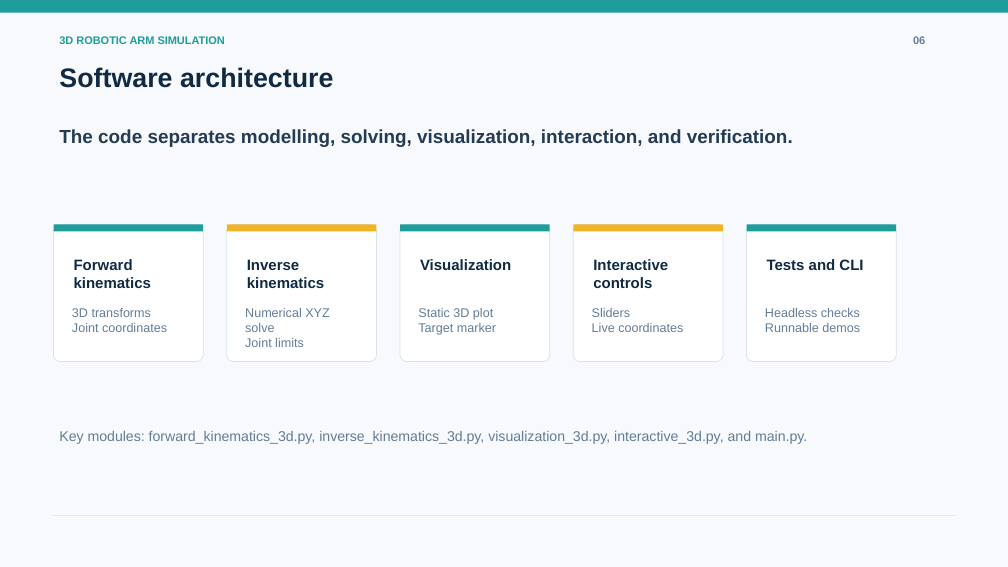
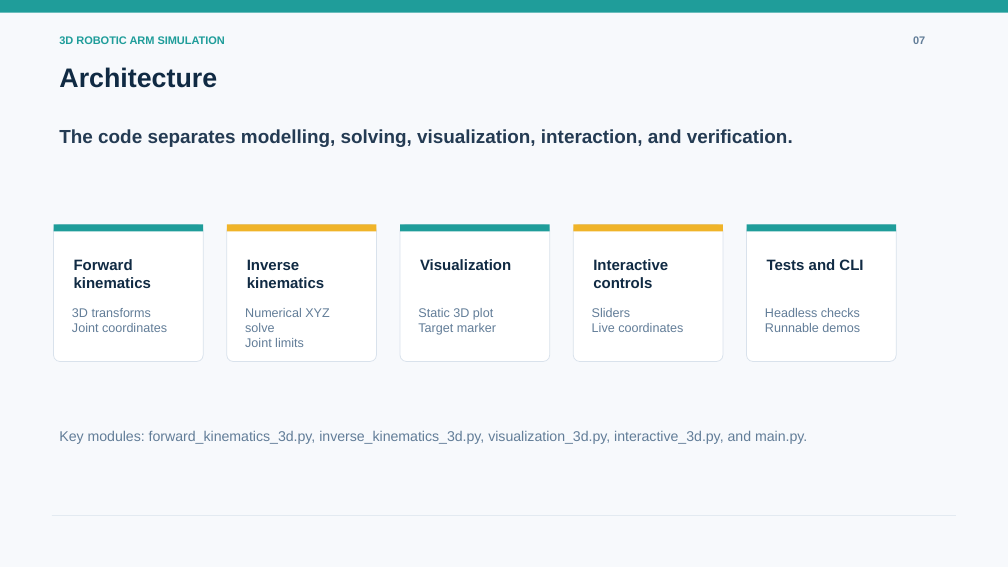
Before and after one commit to shubham01651/Robotic-arm-simulation, a slide deck: slide 7 of presentation/3d_robotic_arm_simulation.pptx (slide 6 before the commit). Drawn at 1008x567 pixels with LibreOffice and Linux fonts; fonts in the diff are those of the drawing. Boxes give left, top, right and bottom in pixels: in the first picture for what was removed or moved away, otherwise in the second. Text is boxed around its words. In the diff, an @@ line names an element or a change of style, - is before the commit and + after.

```diff
--- a/presentation/3d_robotic_arm_simulation.pptx
+++ b/presentation/3d_robotic_arm_simulation.pptx
@@ text at (913, 36, 925, 44): text changed @@
-06
+07
@@ text at (59, 67, 217, 88): text changed @@
-Software architecture
+Architecture
```
Also in this commit, not shown: 8 other slides changed, 1 slide added.
